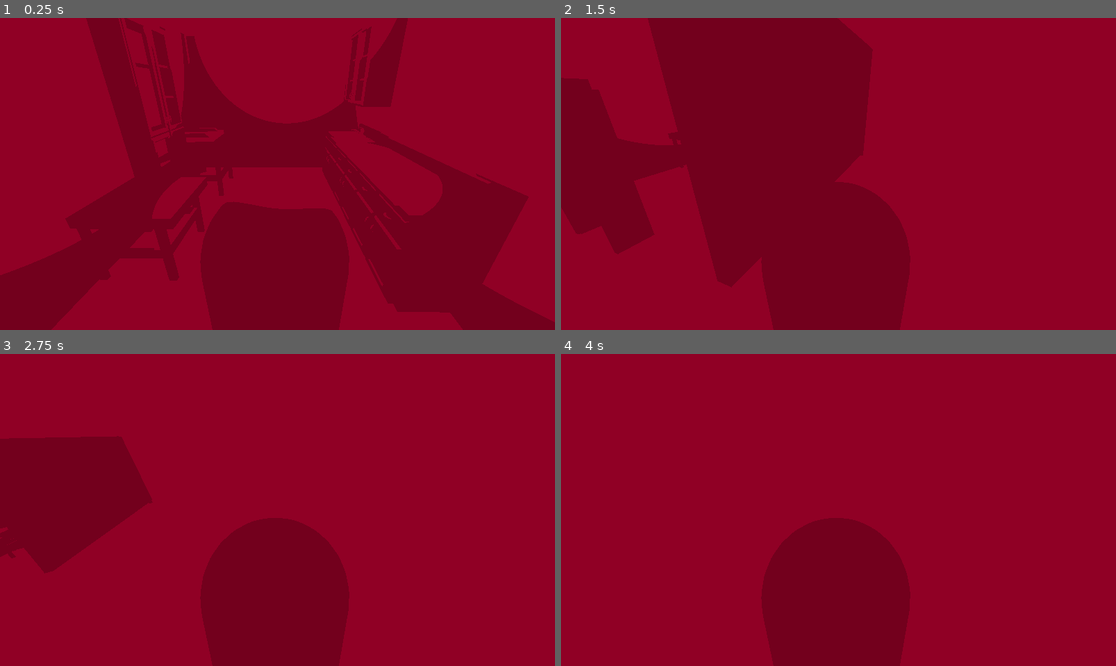
Above: before the commit, frames 1-4 (two rows, left to right).
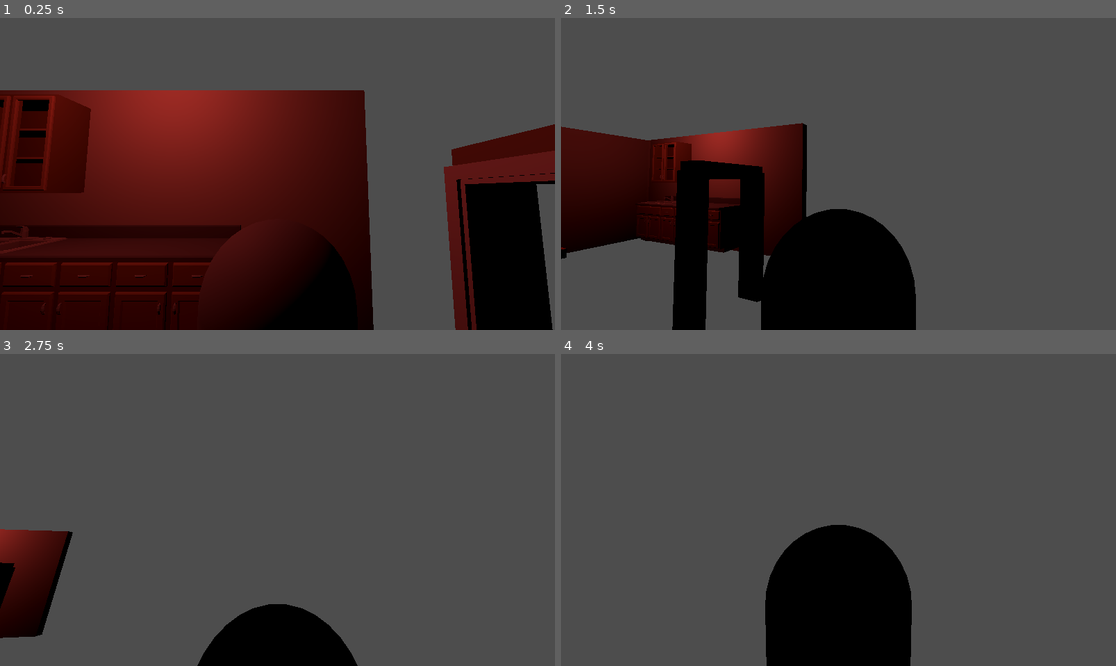
Above: after the commit, the same moments.

Repository: emrysshevek/film-developments-prototype
Game: Godot game, scene res://test.tscn
Same seed, same stepped clock (60 frames per second), same inputs: the game is played once before the commit and once after it.
Inputs (mouse positions are in pixels of both pictures, inside the frame that each line leads up to):
- Up to frame 1 (0.25 s): no input
- Up to frame 2 (1.5 s): tap Enter at 0.5 s; move the mouse to (960, 158) at 0.52 s; hold D (right) 0.53-1.28 s; move the mouse to (727, 189) at 1.27 s; hold S (backward) from 1.28 s (still down)
- Up to frame 3 (2.75 s): move the mouse to (333, 441) at 2.02 s; release S (backward) at 2.03 s; hold D (right) from 2.03 s (still down)
- Up to frame 4 (4 s): move the mouse to (810, 572) at 2.77 s; release D (right) at 2.78 s; hold W (forward) 2.78-3.53 s; move the mouse to (1005, 556) at 3.52 s; hold A (left) from 3.53 s (still down)

The runs differ from the first frame. In frame 1, 99% of the frame differs, in the area x 0-100%, y 0-100%; in frame 2, 100%; in frame 3, 100%; in frame 4, 100%.

Commit message:
fixed camera movement

Diff:
--- a/character_body_3d.gd
+++ b/character_body_3d.gd
@@ -3,6 +3,8 @@
 @export var speed = 5.0
 @export var mouse_sensitivity = 0.0015
 @export var acceleration = 4.0
+
+@onready var camera = $Camera3D
 
 func _physics_process(delta):
 	get_move_input(delta)
@@ -12,13 +14,13 @@
 	var vy = velocity.y
 	velocity.y = 0
 	var input = Input.get_vector("left", "right", "backward", "forward")
-	var dir = Vector3(input.y, 0, input.x).rotated(Vector3.UP, rotation.y)
+	var dir = Vector3(-input.x, 0, input.y).rotated(Vector3.UP, rotation.y)
 	velocity = lerp(velocity, dir * speed, acceleration * delta)
 	velocity.y = vy
 
 func _input(event):
 	if event is InputEventMouseMotion:
 		print("here")
-		rotation.x -= event.relative.y * mouse_sensitivity
+		rotation.y -= event.relative.x * mouse_sensitivity
 		rotation_degrees.x = clamp(rotation_degrees.x, -90.0, 30.0)
-		rotation.y -= event.relative.x * mouse_sensitivity
+		camera.rotation.x -= event.relative.y * mouse_sensitivity
--- a/test.tscn
+++ b/test.tscn
@@ -35,10 +35,12 @@
 shape = SubResource("CapsuleShape3D_ppyta")
 
 [node name="Camera3D" type="Camera3D" parent="CharacterBody3D"]
-transform = Transform3D(0.029852, 0.585414, -1.39717, -0.0125051, 1.39749, 0.58528, 1.51481, 0, 0.0323655, -1.12404, 1.5729, 0.0479243)
+transform = Transform3D(-1.51515, -1.15445e-08, -1.31955e-07, 0, 1.50939, -0.132054, 1.32459e-07, -0.132054, -1.50939, 0, 1.193, -1.434)
 
 [node name="OmniLight3D" type="OmniLight3D" parent="."]
 transform = Transform3D(1, 0, 0, 0, 1, 0, 0, 0, 1, 1.37097, 3.06917, 2.20274)
+light_color = Color(1, 0.309804, 0.294118, 1)
+omni_attenuation = 1.945
 
 [node name="MeshInstance3D" type="MeshInstance3D" parent="."]
 transform = Transform3D(-1, 0, -8.74228e-08, 0, 1, 0, 8.74228e-08, 0, -1, 2.95759, 0, 1.28262)
@@ -47,6 +49,7 @@
 [node name="PostProcess" type="CanvasLayer" parent="."]
 
 [node name="ColorRect" type="ColorRect" parent="PostProcess"]
+visible = false
 material = ExtResource("4_ppyta")
 anchors_preset = 15
 anchor_right = 1.0
